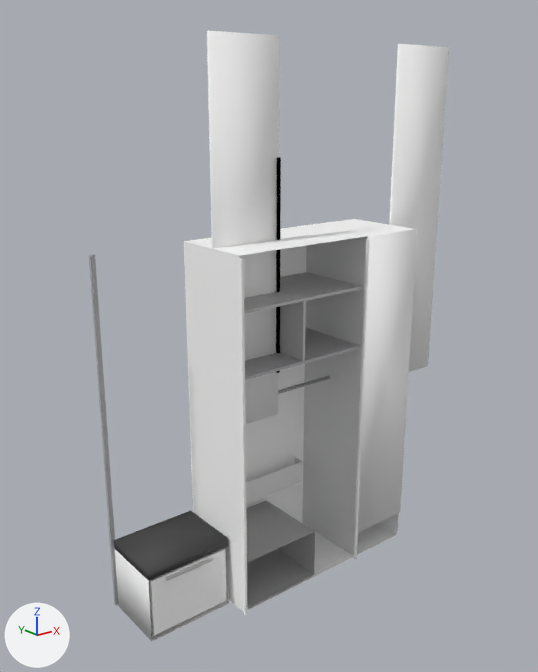
What one commit did to the glTF model models/wardrobe1.glb.
Before and after are seen from a 50 mm lens placed at (-2.49, -3.08, 3.24), pointed at (0.59, 0.77, 1.7). The lights are fixed; the arrows at lower left show +X, +Y and +Z. Where no turn or scale is listed for an object, it has been applied to the vertices. Vertices at the same position are counted once.

Names of what the first picture shows: 'Куб.001', 'Куб.004', 'выдвижная полка .002', 'дверь тумбы', 'левая дверь п.004', 'левая дверь п.005', 'левая дверь п.006', 'отсек внутри ', 'перегородка', 'перегородка полки ', 'полка 2', 'полка верхная', 'сидение тумбы', 'стена', 'тумба', 'шкаф корпус'.
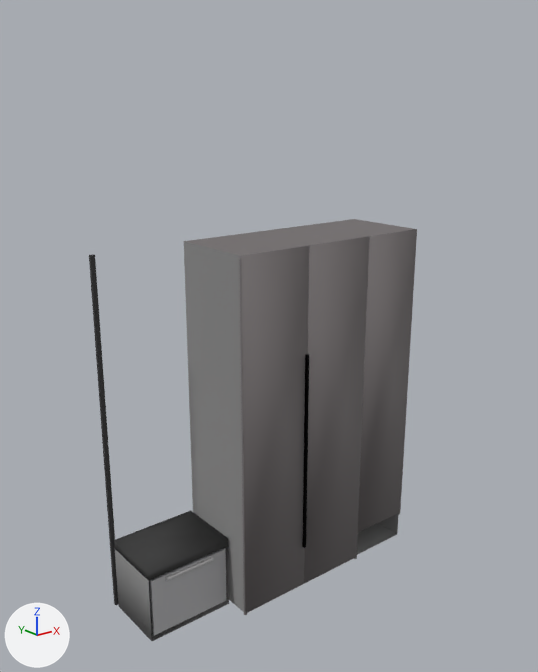
Where the newer file only moved an object's origin or applied its transform, the numbers keep the older frame.

Boxes [x1, y1, x2, y2] around the edits, measured in the pictures (538 x 672 px; the box of a moved part takes in the faces that stretch with it):
'левая дверь п.004', recoloured, mesh moved: before [207, 31, 280, 424]; after [240, 245, 309, 614]
'левая дверь п.005', recoloured, mesh moved: before [389, 44, 449, 372]; after [304, 236, 370, 584]
'перегородка', recoloured: [302, 238, 366, 555] in both
'левая дверь п.006', recoloured: [358, 229, 417, 532] in both
'отсек внутри ', recoloured: [246, 500, 315, 608] in both
'тумба', recoloured (white to grey): [115, 546, 229, 641] in both
'полка верхная', recoloured: [244, 272, 363, 314] in both
'полка 2', recoloured: [245, 328, 360, 380] in both
'стена', recoloured (grey to black): [89, 254, 118, 605] in both
'Куб.001', recoloured: [239, 259, 247, 615] in both
'Куб.004', mesh rescaled: before [276, 157, 281, 373]; after [302, 354, 309, 548]
'перегородка полки ', recoloured: [280, 301, 306, 361] in both
part 4 of me_куб_067, moved or reshaped (not visible afterwards): before [246, 457, 303, 504]
part 5 of me_куб_027, recoloured (white to grey): [185, 219, 413, 256] in both
part 6 of me_куб_027, recoloured: [184, 241, 398, 612] in both

The change, as a list of edits to the scene's bpy script:
```text
Add mat_palki:
    mat_palki = principled_material('palki')
    mat_palki.base_color = (0.448, 0.448, 0.448)  # grey #b3b3b3
    mat_palki.metallic = 1.0
    mat_palki.roughness = 8.0
Change me_куб_043:
    where me_куб_043.from_pydata(...)  # 8 vertices, 12 faces; spans x -0.63..-0.6, y 0.91..0.93, z -0.01..2.39
    remove me_куб_043.materials.append(mat_material)  # grey #b0b0b2
    add me_куб_043.materials.append(mat_ml_lameli)  # black #363637
Change me_куб_044:
    where me_куб_044.from_pydata(...)  # 8 vertices, 10 faces; spans x 0.03..0.63, y 0.302..0.852, z 0.016..0.366
    remove me_куб_044.materials.append(mat_материал_003)  # grey #b4b4b4
    add me_куб_044.materials.append(mat_мл_полки)  # grey #717173
Change me_куб_059:
    where me_куб_059.from_pydata(...)  # 8 vertices, 12 faces; spans x 0.0..0.02, y 0.28..0.3, z -0.01..2.39
    remove me_куб_059.materials.append(mat_материал_009)  # white #ffffff
    add me_куб_059.materials.append(mat_ml_facade)  # grey #736d6e
Change me_куб_063:
    where me_куб_063.from_pydata(...)  # 8 vertices, 12 faces; spans x 0.0..0.5, y 0.28..0.3, z 0.0..2.41
    remove me_куб_063.materials.append(mat_test_white)  # white #ffffff
    me_куб_063 part 1: the whole mesh is moved by (0.0, -0.28, -1.21)
    add me_куб_063.materials.append(mat_ml_facade)  # grey #736d6e
Change me_куб_066:
    where me_куб_066.from_pydata(...)  # 8 vertices, 12 faces; spans x 0.485..0.503, y 0.264..0.282, z 0.309..1.712
    me_куб_066 part 2: the whole mesh is scaled about its middle by (1.02, 1, 0.998), then moved by (0.01, -0.282, -1.205)
Change me_куб_064:
    where me_куб_064.from_pydata(...)  # 8 vertices, 12 faces; spans x 0.51..1.03, y 0.28..0.3, z 0.0..2.41
    remove me_куб_064.materials.append(mat_test_white)  # white #ffffff
    me_куб_064 part 3: the whole mesh is moved by (-1.04, -0.28, -1.2)
    add me_куб_064.materials.append(mat_ml_facade)  # grey #736d6e
Change me_куб_065:
    where me_куб_065.from_pydata(...)  # 8 vertices, 12 faces; spans x 1.04..1.5, y 0.28..0.3, z 0.2..2.4
    remove me_куб_065.materials.append(mat_test_white)  # white #ffffff
    add me_куб_065.materials.append(mat_ml_facade)  # grey #736d6e
Change me_куб_067:
    where me_куб_067.from_pydata(...)  # 8 vertices, 10 faces; spans x 0.039..0.611, y 0.31..0.66, z 0.191..0.361
    me_куб_067 part 4
    add for i in [*range(0, 4)]: me_куб_067.vertices[i].co += Vector((-0.33, -0.485, -0.256))
    add for i in [*range(4, 8)]: me_куб_067.vertices[i].co += Vector((-0.321, -0.485, -0.256))
    add me_куб_067.materials.append(mat_ml_facade)  # grey #736d6e
Change me_куб_027:
    where me_куб_027.from_pydata(...)  # 8 vertices, 10 faces; spans x 0.0..1.5, y 0.3..0.89, z 0.0..2.4
    me_куб_027 part 5: 2 faces spanning x 0.0..1.5, y 0.3..0.89, z 2.4 switch from mat_test_white (white #ffffff) to mat_ml_facade (grey #736e6e)
    me_куб_027 part 6: 8 faces spanning x 0.0..1.5, y 0.3..0.89, z 0.0..2.4 switch from mat_test_white (white #ffffff) to mat_palki (grey #b2b2b2)
Change me_куб_029:
    where me_куб_029.from_pydata(...)  # 8 vertices, 12 faces; spans x 1.03..1.05, y 0.3..0.9, z -0.02..2.38
    add me_куб_029.materials.append(mat_материал_011)  # grey #818181
Change me_куб_031:
    where me_куб_031.from_pydata(...)  # 8 vertices, 12 faces; spans x 0.002..1.032, y 0.32..0.88, z 2.049..2.067
    remove me_куб_031.materials.append(mat_материал_002)  # light grey #c1c1c1
    add me_куб_031.materials.append(mat_мл_полки)  # grey #717173
Change me_куб_035:
    where me_куб_035.from_pydata(...)  # 8 vertices, 12 faces; spans x 0.002..1.032, y 0.32..0.88, z 1.632..1.65
    remove me_куб_035.materials.append(mat_material)  # grey #b0b0b2
    add me_куб_035.materials.append(mat_мл_полки)  # grey #717173
Change me_куб_037:
    where me_куб_037.from_pydata(...)  # 8 vertices, 12 faces; spans x 0.509..0.527, y 0.322..0.872, z 1.651..2.051
    remove me_куб_037.materials.append(mat_материал_005)  # light grey #c1c1c1
    add me_куб_037.materials.append(mat_мл_полки)  # grey #717173
Change me_куб_038:
    where me_куб_038.from_pydata(...)  # 14 vertices, 21 faces; spans x -0.614..-0.014, y 0.448..0.898, z -0.012..0.438
    remove me_куб_038.materials.append(mat_test_white)  # white #ffffff
    add me_куб_038.materials.append(mat_inner_grey)  # grey #818181
```
